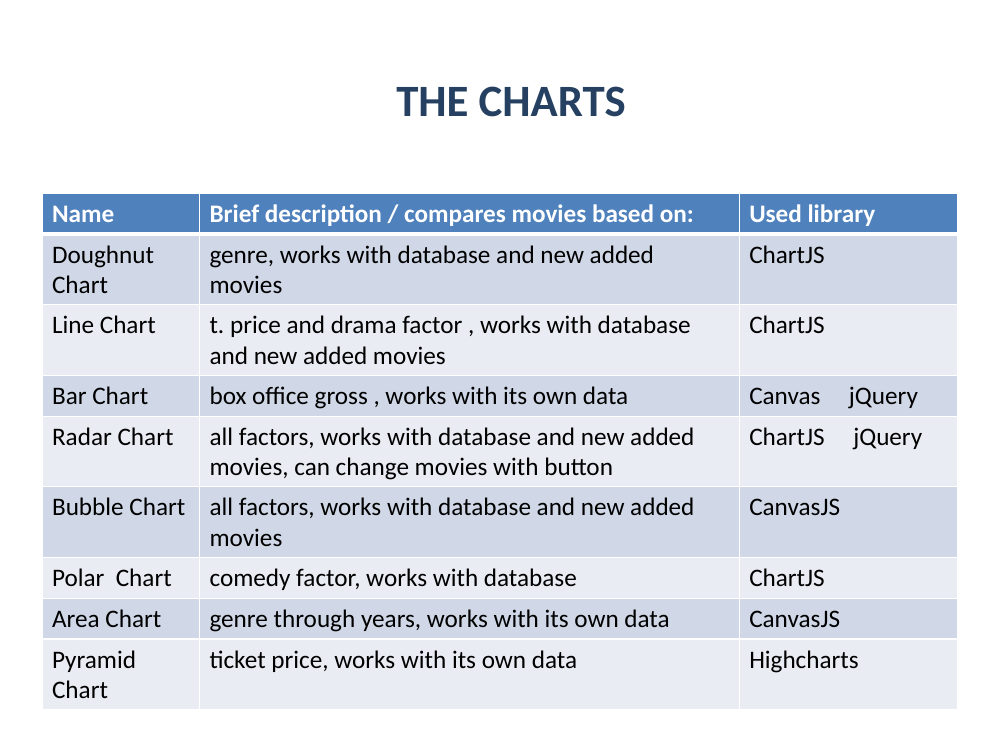
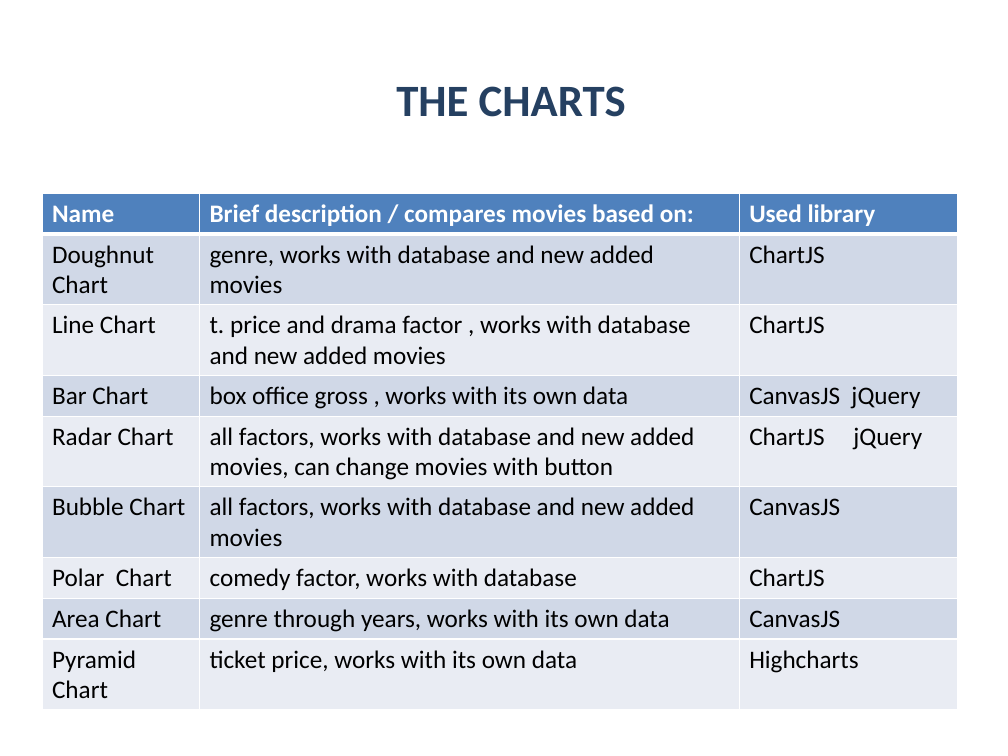
Before and after one commit to Acrelion/JS-Teamwork-Mandarine, a slide deck: slide 5 of Project Documentation/Presentation Mandarine.pptx. Drawn at 1008x756 pixels with LibreOffice and Linux fonts; fonts in the diff are those of the drawing; background and template pictures are left out. Boxes give left, top, right and bottom in pixels: in the first picture for what was removed or moved away, otherwise in the second. Text is boxed around its words. In the diff, an @@ line names an element or a change of style, - is before the commit and + after.

```diff
--- a/Project Documentation/Presentation Mandarine.pptx
+++ b/Project Documentation/Presentation Mandarine.pptx
@@ table at [42, 194, 958, 710] @@
-row 4, column 3: Canvas jQuery
+row 4, column 3: CanvasJS jQuery
```
Also in this commit, not shown: 1 other slide changed.
